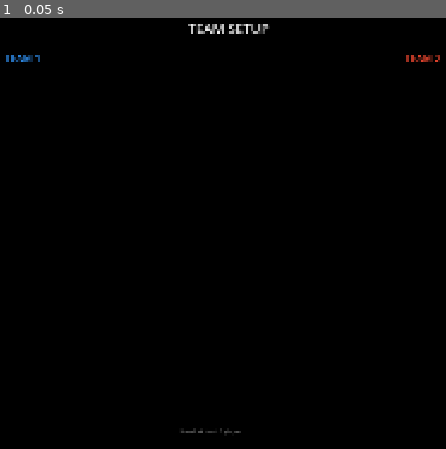
Above: before the commit, frame 1.
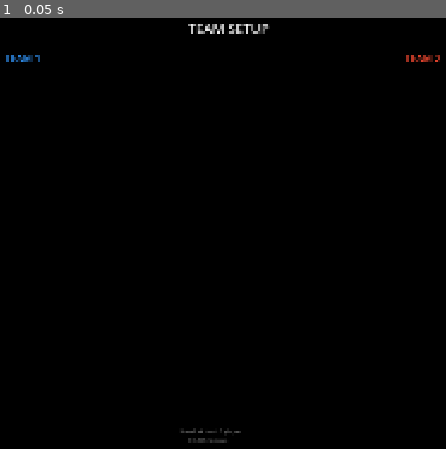
Above: after the commit, the same moment.

Repository: dymlos/hunting-race
Game: Godot game, scene res://scenes/main/main.tscn
The game is run twice, just before and just after one commit, with the same random seed, the same clock (stepped at 60 frames per second) and the same inputs.
Inputs:
- Up to frame 1 (0.05 s): no input

The runs differ from the first frame. In frame 1, less than 0.1% of the frame differs, in the area x 42-51%, y 97-99%.

Commit message:
settings

Diff:
--- a/autoloads/game_manager.gd
+++ b/autoloads/game_manager.gd
@@ -13,6 +13,7 @@
 var role_assignments: Dictionary = {}          # {player_index: Enums.Role}
 var character_selections: Dictionary = {}      # {player_index: Enums.TrapperCharacter}
 var player_characters: Dictionary = {}         # {player_index: Node2D}
+var settings_overrides: Dictionary = {}        # {StringName: Variant} — from settings menu
 
 # Which team is currently playing as escapists
 var escapist_team: Enums.Team = Enums.Team.TEAM_1
@@ -118,14 +119,14 @@
 	for pi: int in role_assignments:
 		if role_assignments[pi] == Enums.Role.ESCAPIST:
 			_living_escapists += 1
-	_phase_timer = Constants.OBSERVATION_DURATION
+	_phase_timer = (settings_overrides.get(&"observation_duration", Constants.OBSERVATION_DURATION) as float)
 	_change_state(Enums.GameState.OBSERVATION)
 	round_started.emit(round_number)
 
 
 func activate_hunt() -> void:
 	hunt_active = true
-	_hunt_timer = Constants.HUNT_DURATION
+	_hunt_timer = (settings_overrides.get(&"hunt_duration", Constants.HUNT_DURATION) as float)
 	_change_state(Enums.GameState.HUNT)
 
 
@@ -206,10 +207,11 @@
 
 func _advance_after_round() -> void:
 	# Check if either team reached score threshold
-	if match_scores[0] >= Constants.SCORE_TO_WIN:
+	var win_score: int = settings_overrides.get(&"score_to_win", Constants.SCORE_TO_WIN) as int
+	if match_scores[0] >= win_score:
 		_change_state(Enums.GameState.MATCH_END)
 		match_ended.emit(Enums.Team.TEAM_1)
-	elif match_scores[1] >= Constants.SCORE_TO_WIN:
+	elif match_scores[1] >= win_score:
 		_change_state(Enums.GameState.MATCH_END)
 		match_ended.emit(Enums.Team.TEAM_2)
 	else:
--- a/components/poison_component.gd
+++ b/components/poison_component.gd
@@ -17,7 +17,9 @@
 	_owner_escapist = escapist
 
 
-func apply_poison(duration: float = Constants.POISON_DURATION) -> void:
+func apply_poison(duration: float = -1.0) -> void:
+	if duration < 0.0:
+		duration = GameManager.settings_overrides.get(&"poison_duration", Constants.POISON_DURATION) as float
 	if is_poisoned:
 		# Refresh timer
 		_poison_timer = duration
--- a/scenes/characters/escapist/escapist.gd
+++ b/scenes/characters/escapist/escapist.gd
@@ -18,7 +18,8 @@
 
 func _setup_role() -> void:
 	role = Enums.Role.ESCAPIST
-	movement.move_speed = Constants.SPEED_ESCAPIST
+	var speed_mult: float = GameManager.settings_overrides.get(&"escapist_speed", 1.0) as float
+	movement.move_speed = Constants.SPEED_ESCAPIST * speed_mult
 	movement.crushed.connect(_on_crushed)
 
 	# Setup poison component
--- a/scenes/characters/trapper/trapper.gd
+++ b/scenes/characters/trapper/trapper.gd
@@ -25,6 +25,7 @@
 
 func setup(map_size: Vector2) -> void:
 	_map_bounds = Rect2(Vector2.ZERO, map_size)
+	bot_ai_enabled = GameManager.settings_overrides.get(&"bot_ai", false) as bool
 	_setup_abilities()
 
 
@@ -98,8 +99,9 @@
 		return
 
 	# Move cursor with left stick
+	var speed_mult: float = GameManager.settings_overrides.get(&"trapper_speed", 1.0) as float
 	var move_vec := InputManager.get_move_vector(player_index)
-	position += move_vec * Constants.TRAPPER_CURSOR_SPEED * delta
+	position += move_vec * Constants.TRAPPER_CURSOR_SPEED * speed_mult * delta
 	# Clamp to map bounds
 	position.x = clampf(position.x, _map_bounds.position.x, _map_bounds.end.x)
 	position.y = clampf(position.y, _map_bounds.position.y, _map_bounds.end.y)
--- a/scenes/main/main.gd
+++ b/scenes/main/main.gd
@@ -5,6 +5,7 @@
 const TeamSetupScene := preload("res://scenes/ui/team_setup.tscn")
 const StageSelectScene := preload("res://scenes/ui/stage_select.tscn")
 const CharacterSelectScene := preload("res://scenes/ui/character_select.tscn")
+const SettingsMenuScene := preload("res://scenes/ui/settings_menu.tscn")
 const ArenaScene := preload("res://scenes/arena/arena.tscn")
 const PhaseOverlayScene := preload("res://scenes/ui/phase_overlay.tscn")
 const GameHudScene := preload("res://scenes/ui/game_hud.tscn")
@@ -29,6 +30,7 @@
 var team_setup: TeamSetup
 var stage_select: StageSelect
 var character_select: CharacterSelect
+var settings_menu: SettingsMenu
 var phase_overlay: PhaseOverlay
 var game_hud: GameHud
 var _is_first_round: bool = true  # Tracks if this is the initial pre-game select
@@ -39,6 +41,7 @@
 	ui_layer.add_child(team_setup)
 	team_setup.hide()
 	team_setup.teams_ready.connect(_on_teams_ready)
+	team_setup.settings_requested.connect(_open_settings)
 
 	stage_select = StageSelectScene.instantiate() as StageSelect
 	ui_layer.add_child(stage_select)
@@ -51,6 +54,12 @@
 	character_select.hide()
 	character_select.characters_ready.connect(_on_characters_ready)
 	character_select.back_requested.connect(_on_character_back)
+
+	settings_menu = SettingsMenuScene.instantiate() as SettingsMenu
+	ui_layer.add_child(settings_menu)
+	settings_menu.hide()
+	settings_menu.closed.connect(_close_settings)
+	settings_menu.setting_changed.connect(_on_setting_changed)
 
 	phase_overlay = PhaseOverlayScene.instantiate() as PhaseOverlay
 	ui_layer.add_child(phase_overlay)
@@ -342,6 +351,39 @@
 			return
 
 
+# --- Settings ---
+
+func _open_settings() -> void:
+	push_view(settings_menu)
+	settings_menu.open()
+
+
+func _close_settings() -> void:
+	pop_view()
+
+
+func _on_setting_changed(key: String, value: Variant) -> void:
+	match key:
+		"bot_fill":
+			team_setup.auto_fill_bots = (int(value) == 0)  # 0 = "On"
+		"bot_ai":
+			GameManager.settings_overrides[&"bot_ai"] = (int(value) == 1)  # 1 = "On"
+		"hunt_duration":
+			GameManager.settings_overrides[&"hunt_duration"] = value
+		"observation_duration":
+			GameManager.settings_overrides[&"observation_duration"] = value
+		"score_to_win":
+			GameManager.settings_overrides[&"score_to_win"] = value
+		"team_size":
+			GameManager.settings_overrides[&"team_size"] = value
+		"escapist_speed":
+			GameManager.settings_overrides[&"escapist_speed"] = value
+		"trapper_speed":
+			GameManager.settings_overrides[&"trapper_speed"] = value
+		"poison_duration":
+			GameManager.settings_overrides[&"poison_duration"] = value
+
+
 # --- View stack ---
 
 func push_view(view: Control) -> void:
--- /dev/null
+++ b/scenes/ui/settings_menu.gd
@@ -0,0 +1,208 @@
+class_name SettingsMenu
+extends Control
+
+## Settings menu opened with SELECT from team setup. UP/DOWN to navigate,
+## LEFT/RIGHT to change values, B or SELECT to close.
+
+signal closed
+signal setting_changed(key: String, value: Variant)
+
+var input_blocked: bool = false
+
+var _selected_index: int = 0
+var _prev_stick_x: float = 0.0
+var _prev_stick_y: float = 0.0
+
+# Each setting: {key, label, type, options/min/max/step, default, value}
+# type: "options" (cycle through list), "int" (min/max), "number" (multiplier ±%)
+var _settings: Array[Dictionary] = []
+
+const NAV_COOLDOWN: float = 0.2
+var _nav_cooldown: float = 0.0
+
+
+func _ready() -> void:
+	_settings = [
+		{
+			"key": "bot_fill", "label": "Bot Auto-Fill",
+			"type": "options", "options": ["On", "Off"],
+			"value": 0,
+		},
+		{
+			"key": "bot_ai", "label": "Bot Trapper AI",
+			"type": "options", "options": ["Off", "On"],
+			"value": 0,
+		},
+		{
+			"key": "hunt_duration", "label": "Round Time",
+			"type": "int", "min": 15, "max": 180, "step": 15,
+			"value": int(Constants.HUNT_DURATION),
+		},
+		{
+			"key": "observation_duration", "label": "Observe Time",
+			"type": "int", "min": 1, "max": 10, "step": 1,
+			"value": int(Constants.OBSERVATION_DURATION),
+		},
+		{
+			"key": "score_to_win", "label": "Score to Win",
+			"type": "int", "min": 1, "max": 30, "step": 1,
+			"value": Constants.SCORE_TO_WIN,
+		},
+		{
+			"key": "team_size", "label": "Team Size",
+			"type": "int", "min": 1, "max": 4, "step": 1,
+			"value": 3,
+		},
+		{
+			"key": "escapist_speed", "label": "Escapist Speed",
+			"type": "number", "default": Constants.SPEED_ESCAPIST,
+			"value": 1.0, "min_mult": 0.5, "max_mult": 1.5, "step": 0.1,
+		},
+		{
+			"key": "trapper_speed", "label": "Cursor Speed",
+			"type": "number", "default": Constants.TRAPPER_CURSOR_SPEED,
+			"value": 1.0, "min_mult": 0.5, "max_mult": 1.5, "step": 0.1,
+		},
+		{
+			"key": "poison_duration", "label": "Poison Time",
+			"type": "int", "min": 2, "max": 15, "step": 1,
+			"value": int(Constants.POISON_DURATION),
+		},
+	]
+
+
+func open() -> void:
+	_selected_index = 0
+	_prev_stick_x = 0.0
+	_prev_stick_y = 0.0
+	_nav_cooldown = 0.0
+	show()
+	queue_redraw()
+
+
+func _process(delta: float) -> void:
+	if not visible or input_blocked:
+		return
+
+	_nav_cooldown = maxf(0.0, _nav_cooldown - delta)
+
+	var pads := Input.get_connected_joypads()
+	for device_id: int in pads:
+		var stick_x := Input.get_joy_axis(device_id, JOY_AXIS_LEFT_X)
+		var stick_y := Input.get_joy_axis(device_id, JOY_AXIS_LEFT_Y)
+
+		# UP/DOWN navigation
+		if _nav_cooldown <= 0.0:
+			if stick_y > 0.5:
+				_selected_index = (_selected_index + 1) % _settings.size()
+				_nav_cooldown = NAV_COOLDOWN
+			elif stick_y < -0.5:
+				_selected_index = (_selected_index - 1 + _settings.size()) % _settings.size()
+				_nav_cooldown = NAV_COOLDOWN
+
+		# LEFT/RIGHT value change (edge detection)
+		if stick_x > 0.5 and _prev_stick_x <= 0.5:
+			_change_value(1)
+		elif stick_x < -0.5 and _prev_stick_x >= -0.5:
+			_change_value(-1)
+
+		_prev_stick_x = stick_x
+		_prev_stick_y = stick_y
+
+		# B or SELECT to close
+		if InputManager.is_button_just_pressed_on_device(device_id, JOY_BUTTON_B) \
+				or InputManager.is_button_just_pressed_on_device(device_id, JOY_BUTTON_BACK):
+			closed.emit()
+			return
+
+	queue_redraw()
+
+
+func _change_value(direction: int) -> void:
+	var setting: Dictionary = _settings[_selected_index]
+	var key: String = setting["key"] as String
+	var type: String = setting["type"] as String
+
+	match type:
+		"options":
+			var options: Array = setting["options"] as Array
+			var val: int = setting["value"] as int
+			val = (val + direction + options.size()) % options.size()
+			setting["value"] = val
+		"int":
+			var val: int = setting["value"] as int
+			var step: int = setting.get("step", 1) as int
+			val = clampi(val + direction * step, setting["min"] as int, setting["max"] as int)
+			setting["value"] = val
+		"number":
+			var val: float = setting["value"] as float
+			var step: float = setting.get("step", 0.1) as float
+			val = clampf(val + direction * step,
+				setting["min_mult"] as float, setting["max_mult"] as float)
+			setting["value"] = snappedi(val * 100, int(step * 100)) / 100.0
+
+	setting_changed.emit(key, setting["value"])
+
+
+func get_setting(key: String) -> Variant:
+	for s: Dictionary in _settings:
+		if (s["key"] as String) == key:
+			return s["value"]
+	return null
+
+
+func _draw() -> void:
+	var screen := get_viewport_rect().size
+	var cx := screen.x / 2.0
+	var font := ThemeDB.fallback_font
+
+	# Dark overlay
+	draw_rect(Rect2(Vector2.ZERO, screen), Color(0, 0, 0, 0.85))
+
+	# Border
+	var margin := 30.0
+	var border_rect := Rect2(Vector2(margin, margin), screen - Vector2(margin * 2, margin * 2))
+	draw_rect(border_rect, Color(0.3, 0.3, 0.3), false, 2.0)
+
+	# Title
+	var title := "SETTINGS"
+	var title_w := font.get_string_size(title, HORIZONTAL_ALIGNMENT_LEFT, -1, 28).x
+	draw_string(font, Vector2(cx - title_w / 2.0, margin + 40),
+		title, HORIZONTAL_ALIGNMENT_LEFT, -1, 28, Color.WHITE)
+
+	# Settings list
+	var list_y := margin + 70.0
+	var available_h := screen.y - list_y - margin - 40.0
+	var item_spacing := minf(36.0, available_h / _settings.size())
+	var font_size := 16 if item_spacing < 28 else (20 if item_spacing < 35 else 22)
+
+	for i in _settings.size():
+		var setting: Dictionary = _settings[i]
+		var is_selected := i == _selected_index
+		var label: String = setting["label"] as String
+		var type: String = setting["type"] as String
+		var color := Color.YELLOW if is_selected else Color(0.7, 0.7, 0.7)
+		var prefix := "> " if is_selected else "  "
+		var y := list_y + i * item_spacing
+
+		# Value display
+		var value_text := ""
+		match type:
+			"options":
+				var options: Array = setting["options"] as Array
+				var val: int = setting["value"] as int
+				value_text = options[val] as String
+			"int":
+				value_text = "%d" % (setting["value"] as int)
+			"number":
+				value_text = "%d%%" % int((setting["value"] as float) * 100.0)
+
+		var display := "%s%s:  < %s >" % [prefix, label, value_text]
+		draw_string(font, Vector2(cx - 200, y),
+			display, HORIZONTAL_ALIGNMENT_LEFT, -1, font_size, color)
+
+	# Hint
+	var hint := "LEFT/RIGHT change | UP/DOWN navigate | B or SELECT close"
+	var hw := font.get_string_size(hint, HORIZONTAL_ALIGNMENT_LEFT, -1, 14).x
+	draw_string(font, Vector2(cx - hw / 2.0, screen.y - margin - 10),
+		hint, HORIZONTAL_ALIGNMENT_LEFT, -1, 14, Color(0.5, 0.5, 0.5))
--- /dev/null
+++ b/scenes/ui/settings_menu.tscn
@@ -0,0 +1,10 @@
+[gd_scene format=3 uid="uid://cbx4uhnklipjg"]
+
+[ext_resource type="Script" path="res://scenes/ui/settings_menu.gd" id="1"]
+
+[node name="SettingsMenu" type="Control"]
+layout_mode = 3
+anchors_preset = 15
+anchor_right = 1.0
+anchor_bottom = 1.0
+script = ExtResource("1")
--- a/scenes/ui/team_setup.gd
+++ b/scenes/ui/team_setup.gd
@@ -5,6 +5,7 @@
 ## Roles (Escapist/Trapper) are assigned per-round by GameManager, not here.
 
 signal teams_ready(team_assignments: Dictionary)
+signal settings_requested
 
 var _player_joined: Dictionary = {}    # {device_id: bool}
 var _player_teams: Dictionary = {}     # {device_id: Enums.Team}
@@ -63,6 +64,12 @@
 				_player_teams[device_id] = Enums.Team.TEAM_1
 				_nav_cooldowns[device_id] = NAV_COOLDOWN
 
+	# SELECT to open settings
+	for device_id: int in pads:
+		if InputManager.is_button_just_pressed_on_device(device_id, JOY_BUTTON_BACK):
+			settings_requested.emit()
+			return
+
 	if _has_valid_teams():
 		for device_id: int in pads:
 			if _player_joined.get(device_id, false):
@@ -96,6 +103,7 @@
 		pi += 1
 
 	if auto_fill_bots:
+		var team_size: int = GameManager.settings_overrides.get(&"team_size", 3) as int
 		var t1 := 0
 		var t2 := 0
 		for p: int in t_assignments:
@@ -105,11 +113,11 @@
 				t2 += 1
 
 		var bot_id := 100
-		while t1 < 3:
+		while t1 < team_size:
 			t_assignments[bot_id] = Enums.Team.TEAM_1
 			bot_id += 1
 			t1 += 1
-		while t2 < 3:
+		while t2 < team_size:
 			t_assignments[bot_id] = Enums.Team.TEAM_2
 			bot_id += 1
 			t2 += 1
@@ -175,3 +183,6 @@
 	else:
 		draw_string(font, Vector2(cx - 100, screen.y - 40), "Need at least 1 player",
 			HORIZONTAL_ALIGNMENT_CENTER, -1, 14, Color(0.5, 0.5, 0.5))
+
+	draw_string(font, Vector2(cx - 80, screen.y - 18), "SELECT: Settings",
+		HORIZONTAL_ALIGNMENT_CENTER, -1, 12, Color(0.4, 0.4, 0.4))
Not shown, added: scenes/ui/settings_menu.gd.uid
